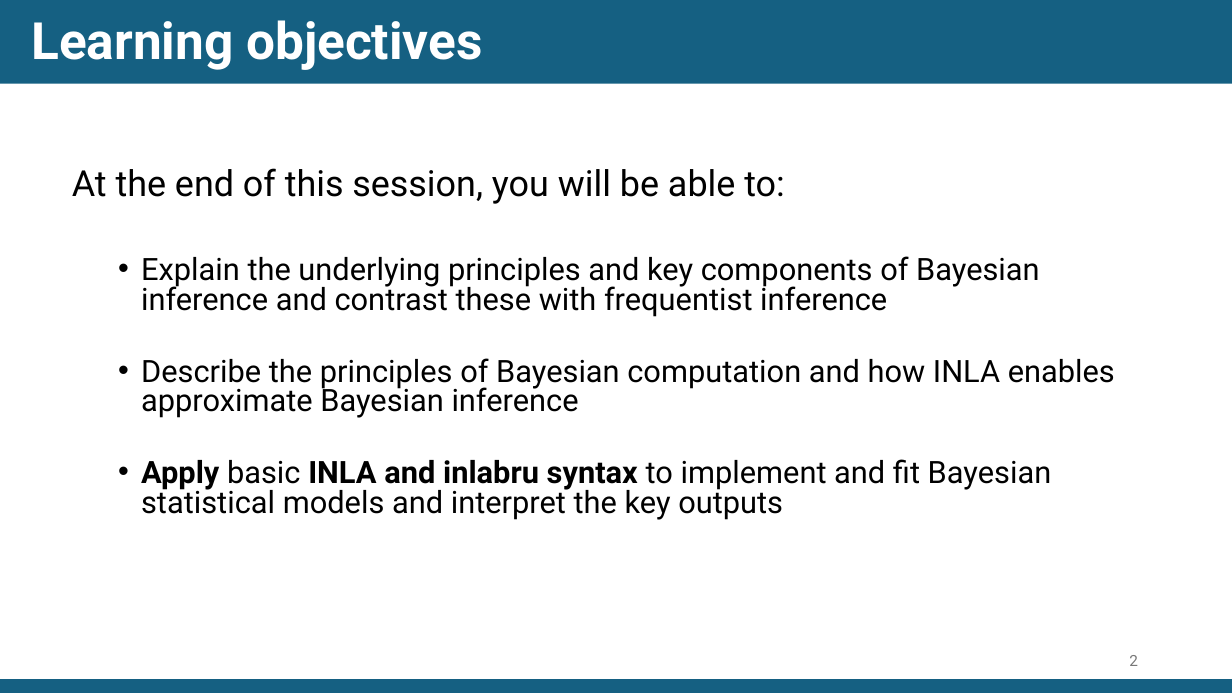
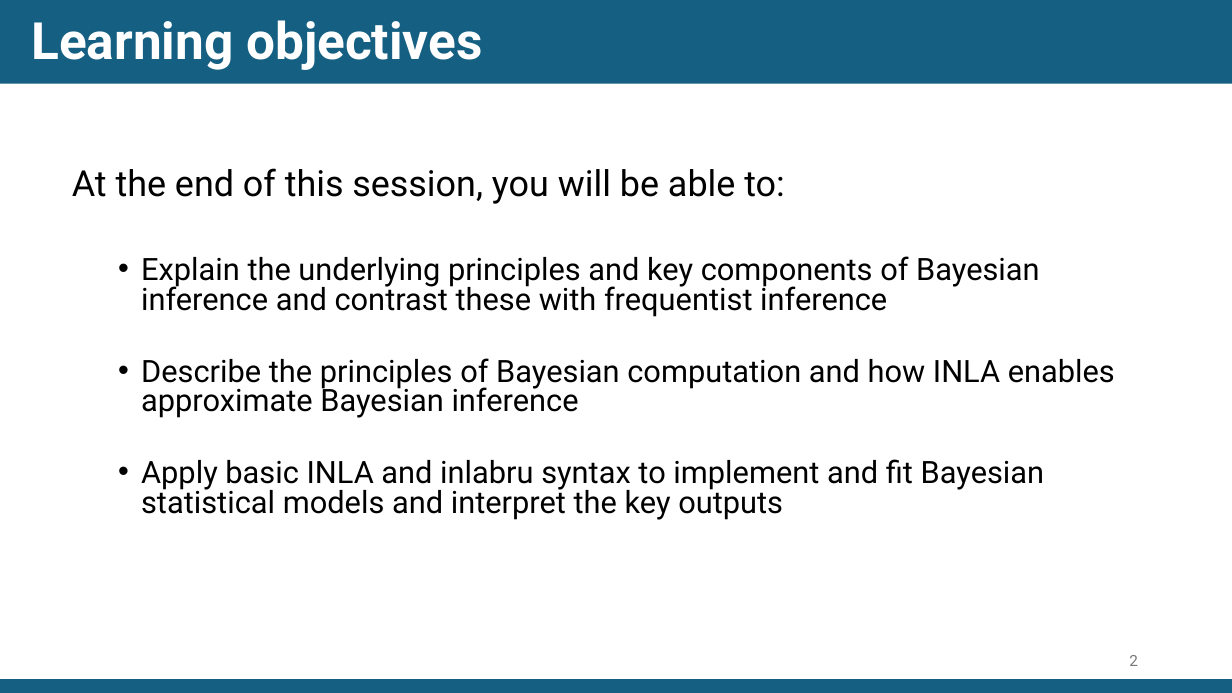
Before and after one commit to EdsonUtazi/CISON_Workshop_Nigeria, a slide deck: slide 2 of Day 1 files/Bayesian inference and computation using INLA and inlabru.pptx. Drawn at 1232x693 pixels with LibreOffice and Linux fonts; fonts in the diff are those of the drawing. Boxes give left, top, right and bottom in pixels: in the first picture for what was removed or moved away, otherwise in the second. Text is boxed around its words. In the diff, an @@ line names an element or a change of style, - is before the commit and + after.

Commit message:
updated Bayes slides

```diff
--- a/Day 1 files/Bayesian inference and computation using INLA and inlabru.pptx
+++ b/Day 1 files/Bayesian inference and computation using INLA and inlabru.pptx
@@ text at [141, 459, 1045, 520]: bold off in "Apply INLA and inlabru syntax" @@
```
Also in this commit, not shown: 5 other slides changed, 1 slide added, 1 slide removed.
